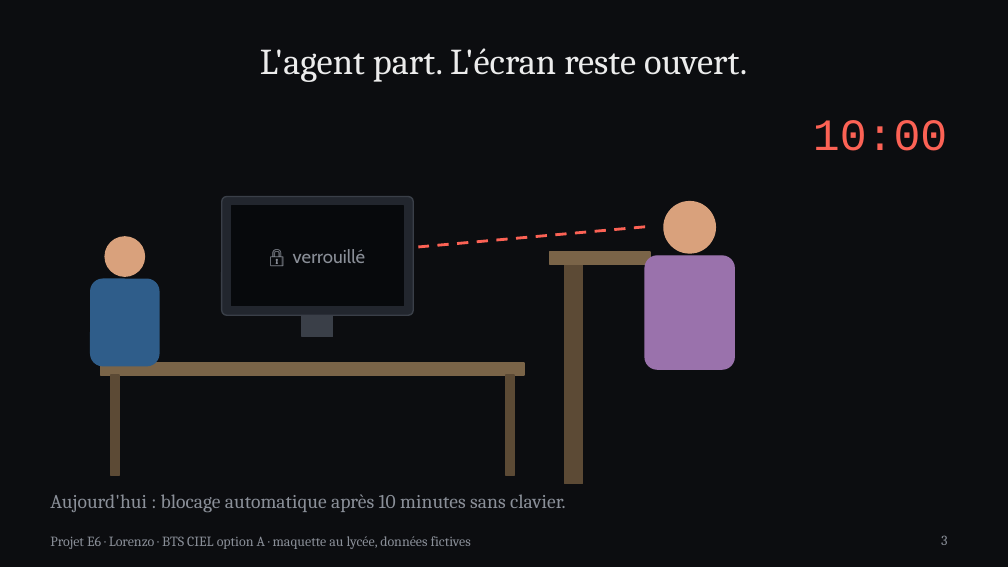
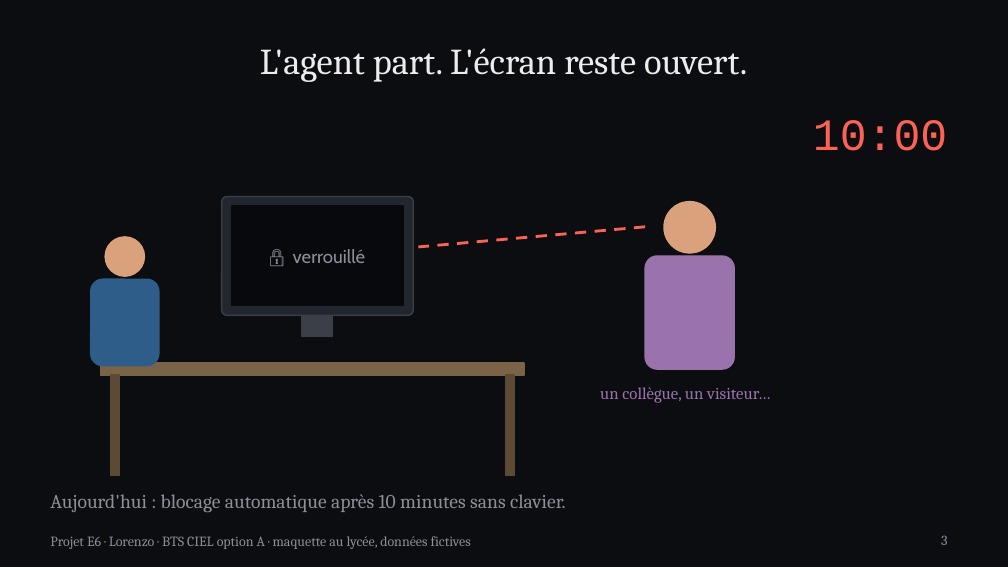
Before and after one commit to bachir151/projet-E6, a slide deck: slide 3 of Projet apprenti 3/livrables/powerpoint-3b1b/Projet_E6_Lorenzo_3b1b.pptx. Drawn at 1008x567 pixels with LibreOffice and Linux fonts; fonts in the diff are those of the drawing. Boxes give left, top, right and bottom in pixels: in the first picture for what was removed or moved away, otherwise in the second. Text is boxed around its words. In the diff, an @@ line names an element or a change of style, - is before the commit and + after.

```diff
--- a/Projet apprenti 3/livrables/powerpoint-3b1b/Projet_E6_Lorenzo_3b1b.pptx
+++ b/Projet apprenti 3/livrables/powerpoint-3b1b/Projet_E6_Lorenzo_3b1b.pptx
@@ rectangle removed at [549, 252, 650, 264] @@
@@ rectangle removed at [564, 262, 583, 484] @@
@@ text added at [600, 387, 770, 403], 12 pt, text #9A72AC @@
+un collègue, un visiteur…
```
Also in this commit, not shown: 6 other slides changed, 12 other files.
